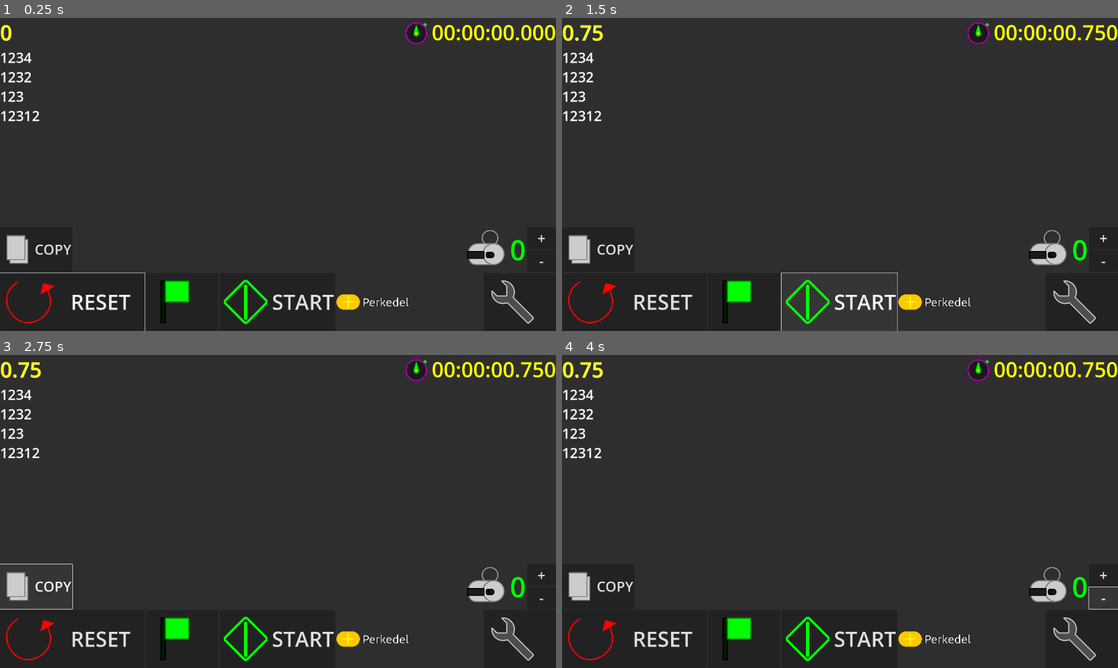
Above: before the commit, frames 1-4 (two rows, left to right).
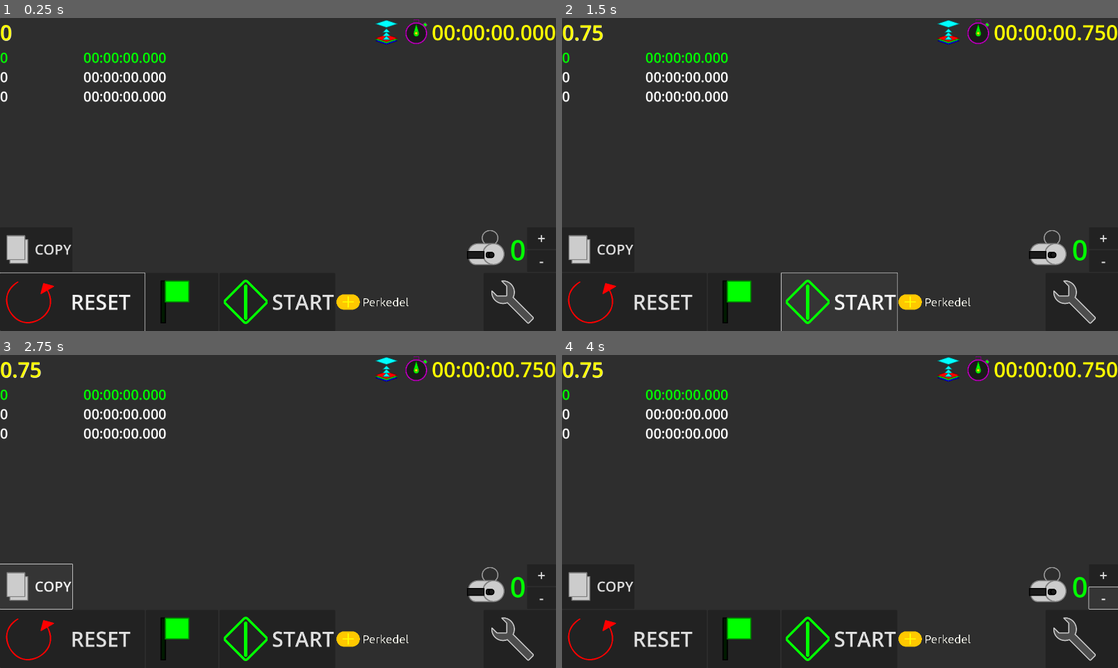
Above: after the commit, the same moments.

Repository: Perkedel/IdiotStopwatch
Game: Godot game, scene res://GameDVDCardtridge/IdiotStopwatch/idiot_stopwatch.tscn
Same seed, same stepped clock (60 frames per second), same inputs: the game is played once before the commit and once after it.
Inputs:
- Up to frame 1 (0.25 s): no input
- Up to frame 2 (1.5 s): click "START" at 0.5 s; click "START" at 1.25 s
- Up to frame 3 (2.75 s): click "COPY" at 2 s
- Up to frame 4 (4 s): click "+" at 2.75 s; click "-" at 3.5 s

The runs differ from the first frame. In frame 1, 1.4% of the frame differs, in the area x 0-72%, y 0-34%; in frame 2, 1.4%; in frame 3, 1.4%; in frame 4, 1.4%.

Commit message:
hjvhjgvhgjvhjghjgyfhgj

Diff:
--- a/GameDVDCardtridge/IdiotStopwatch/idiot_stopwatch.gd
+++ b/GameDVDCardtridge/IdiotStopwatch/idiot_stopwatch.gd
@@ -14,6 +14,9 @@
 @onready var settingWindow:Window = $Control/SettingWindow
 @onready var confirmWindow:ConfirmationDialog = $Control/AreYouSure
 @onready var settingContent:IdiotStopWatchSetting = $Control/SettingWindow/IdiotStopwatchSetting
+@onready var appIcon:TextureRect = $Control/VBoxContainer/Timering/AppIcon
+@onready var muteIcon:TextureRect = $Control/VBoxContainer/Timering/MuteIcon
+@onready var isOnTopIcon:TextureRect = $Control/VBoxContainer/Timering/IsOnTopIcon
 @onready var beepSound:AudioStream = preload("res://GameDVDCardtridge/IdiotStopwatch/do-amarac.ogg")
 
 @export var timerBeepsAtSecond:float = 9.0
@@ -52,6 +55,7 @@
 # Called when the node enters the scene tree for the first time.
 func _ready():
 #	resetButton.add_theme_stylebox_override("normal",defaultButtonStyle)
+	appIcon.tooltip_text = "Idiot Stopwatch v"+version
 	loaden()
 	resetButton.grab_focus()
 	pass # Replace with function body.
@@ -98,6 +102,7 @@
 	pass
 
 func save():
+	refreshStatusDisplay()
 	checkDir()
 
 	var parent = get_parent()
@@ -143,11 +148,13 @@
 			var parent = get_parent()
 			if parent is Window:
 				parent.always_on_top = saveData['alwaysOnTop']
+				isOnTopIcon.visible = parent.always_on_top
 			#setOnTop(saveData['alwaysOnTop'])
 			pass
 		if saveData.has('mute'):
 			muteSound = saveData['mute']
-		refreshLogDisplay()
+	refreshLogDisplay()
+	refreshStatusDisplay()
 
 	pass
 
@@ -225,6 +232,10 @@
 		pass
 	pass
 
+func refreshStatusDisplay():
+	muteIcon.visible = muteSound
+	pass
+
 func confirmReset(the:String):
 	setTimer(false)
 	dialogDoThe = the
@@ -287,6 +298,7 @@
 
 func closeSettingWindow():
 	settingWindow.hide()
+	setOnTop(getIsOnTop())
 	setTimer(false)
 	pass
 
@@ -336,6 +348,7 @@
 	var parent = get_parent()
 	if parent is Window:
 		parent.always_on_top = to
+		isOnTopIcon.visible = parent.always_on_top
 		pass
 	else:
 		pass
--- a/GameDVDCardtridge/IdiotStopwatch/idiot_stopwatch.tscn
+++ b/GameDVDCardtridge/IdiotStopwatch/idiot_stopwatch.tscn
@@ -1,9 +1,11 @@
-[gd_scene load_steps=12 format=3 uid="uid://dgms72uy3ucqq"]
+[gd_scene load_steps=14 format=3 uid="uid://dgms72uy3ucqq"]
 
 [ext_resource type="Script" path="res://GameDVDCardtridge/IdiotStopwatch/idiot_stopwatch.gd" id="1_4xx3o"]
 [ext_resource type="AudioStream" uid="uid://xub4ogsfofhq" path="res://GameDVDCardtridge/IdiotStopwatch/do-amarac.ogg" id="2_7m24n"]
 [ext_resource type="PackedScene" uid="uid://qpb82r0y1a0m" path="res://GameDVDCardtridge/IdiotStopwatch/menu/idiot_stopwatch_setting.tscn" id="2_47uch"]
+[ext_resource type="Texture2D" uid="uid://bc43hssfq6iq3" path="res://GameDVDCardtridge/IdiotStopwatch/sprites/AlwaysOnTop.png" id="2_a1wsd"]
 [ext_resource type="Texture2D" uid="uid://bhj234xeuyxlk" path="res://GameDVDCardtridge/IdiotStopwatch/sprites/CopyButton.png" id="2_fn2ce"]
+[ext_resource type="Texture2D" uid="uid://lvrl1aj655bd" path="res://GameDVDCardtridge/IdiotStopwatch/sprites/soundSpeakerMuteIcon.png" id="2_k4rbg"]
 [ext_resource type="Texture2D" uid="uid://cqqaht45i282" path="res://GameDVDCardtridge/IdiotStopwatch/sprites/ResetRefresh.png" id="2_mmocp"]
 [ext_resource type="Texture2D" uid="uid://cofdy74g54vss" path="res://GameDVDCardtridge/IdiotStopwatch/sprites/Perkedel Short Typeborder.png" id="2_wc6te"]
 [ext_resource type="Texture2D" uid="uid://cb3bg86m4pr6l" path="res://GameDVDCardtridge/IdiotStopwatch/sprites/ActionButton.png" id="3_rt1as"]
@@ -54,6 +56,21 @@
 theme_override_colors/font_outline_color = Color(0, 1, 1, 1)
 theme_override_font_sizes/font_size = 72
 text = "1234890"
+
+[node name="IsOnTopIcon" type="TextureRect" parent="Control/VBoxContainer/Timering"]
+layout_mode = 2
+tooltip_text = "Always on Top enabled"
+texture = ExtResource("2_a1wsd")
+expand_mode = 2
+stretch_mode = 4
+
+[node name="MuteIcon" type="TextureRect" parent="Control/VBoxContainer/Timering"]
+visible = false
+layout_mode = 2
+tooltip_text = "Audio Muted"
+texture = ExtResource("2_k4rbg")
+expand_mode = 2
+stretch_mode = 4
 
 [node name="AppIcon" type="TextureRect" parent="Control/VBoxContainer/Timering"]
 layout_mode = 2
--- a/GameDVDCardtridge/IdiotStopwatch/menu/idiot_stopwatch_setting.gd
+++ b/GameDVDCardtridge/IdiotStopwatch/menu/idiot_stopwatch_setting.gd
@@ -52,6 +52,7 @@
 	content += '[img=100]res://GameDVDCardtridge/IdiotStopwatch/sprites/IdiotStopwatch.png[/img] Idiot Stopwatch [b]v'+_bufferVersion+'[/b]\n\n'
 	content += 'by JOELwindows7\nPerkedel Technologies\nCodes = GNU GPL v3\nAssets = CC4.0-BY-SA\n\n'
 	content += '[url]https://github.com/Perkedel/IdiotStopwatch[/url]\n'
+	content += 'Made with [img=20]res://icon.svg[/img] Godot Engine [url=https://godotengine.org/license](MIT License)[/url].'
 	aboutText.text = content
 	pass
 
